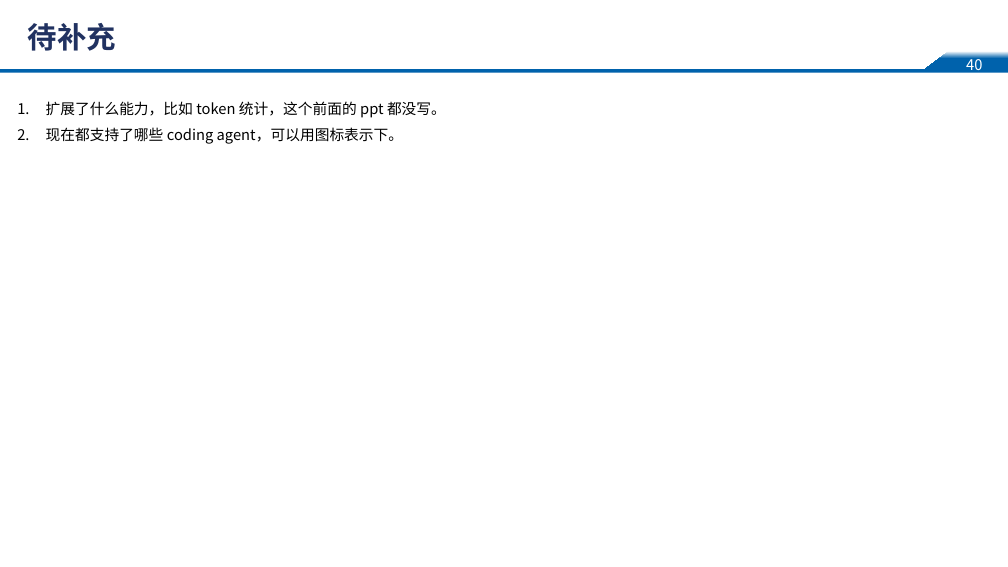
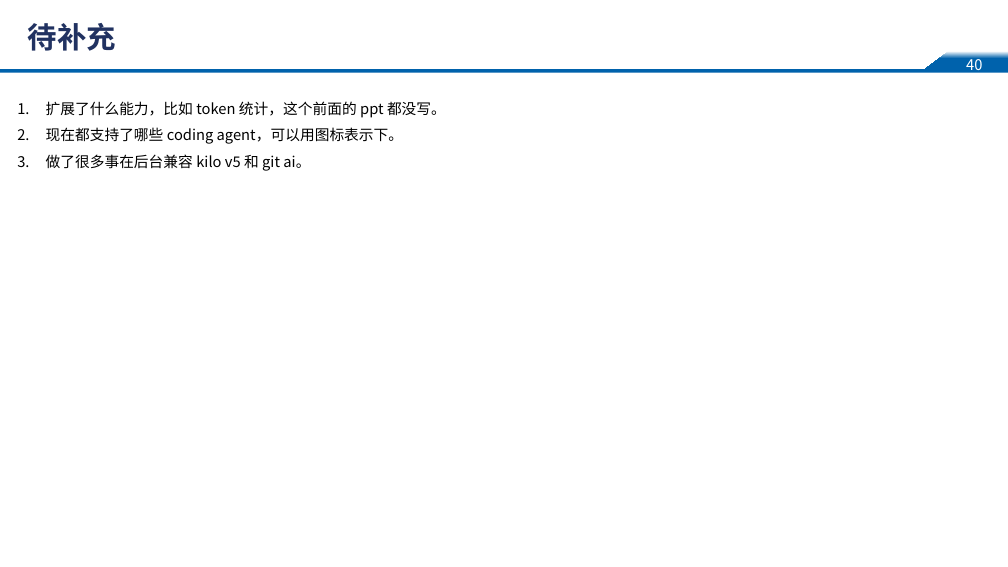
Before and after one commit to glm1024/git-ai, a slide deck: slide 41 of git-ai-ppt/git-ai-research-record.pptx. Drawn at 1008x567 pixels with LibreOffice and Linux fonts; fonts in the diff are those of the drawing; background and template pictures are left out. Boxes give left, top, right and bottom in pixels: in the first picture for what was removed or moved away, otherwise in the second. Text is boxed around its words. In the diff, an @@ line names an element or a change of style, - is before the commit and + after.

```diff
--- a/git-ai-ppt/git-ai-research-record.pptx
+++ b/git-ai-ppt/git-ai-research-record.pptx
@@ text at [46,154,310,171]: paragraph added @@
+3. 做了很多事在后台兼容 kilo v5 和 git ai。
```
Also in this commit, not shown: 1 slide added, 4 other files.
